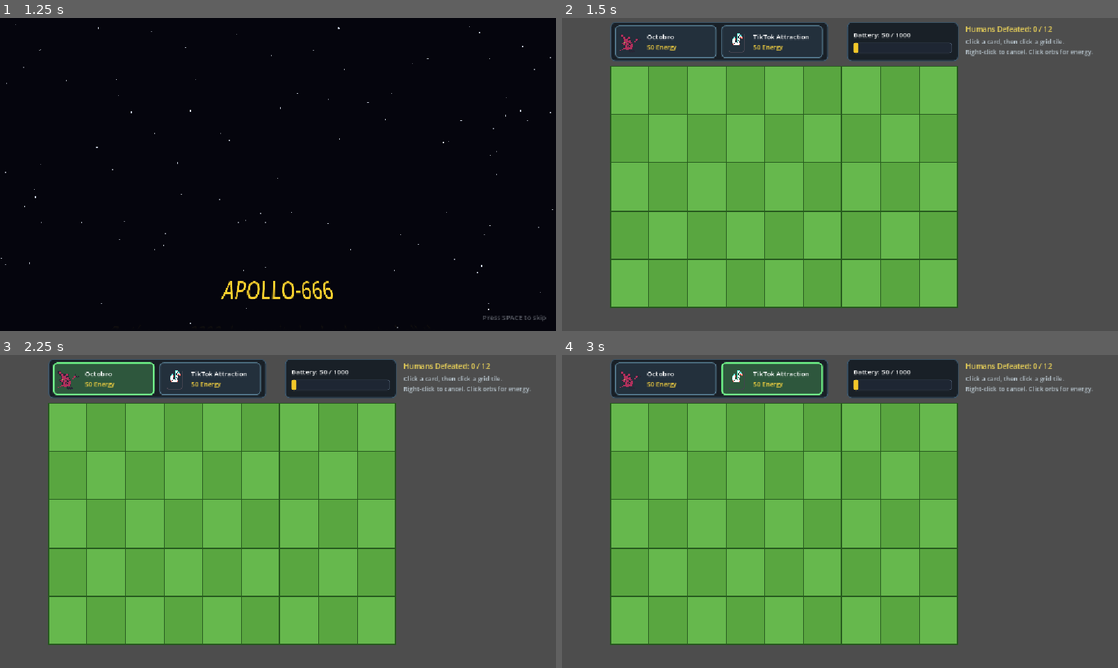
Above: before the commit, frames 1-4 (two rows, left to right).
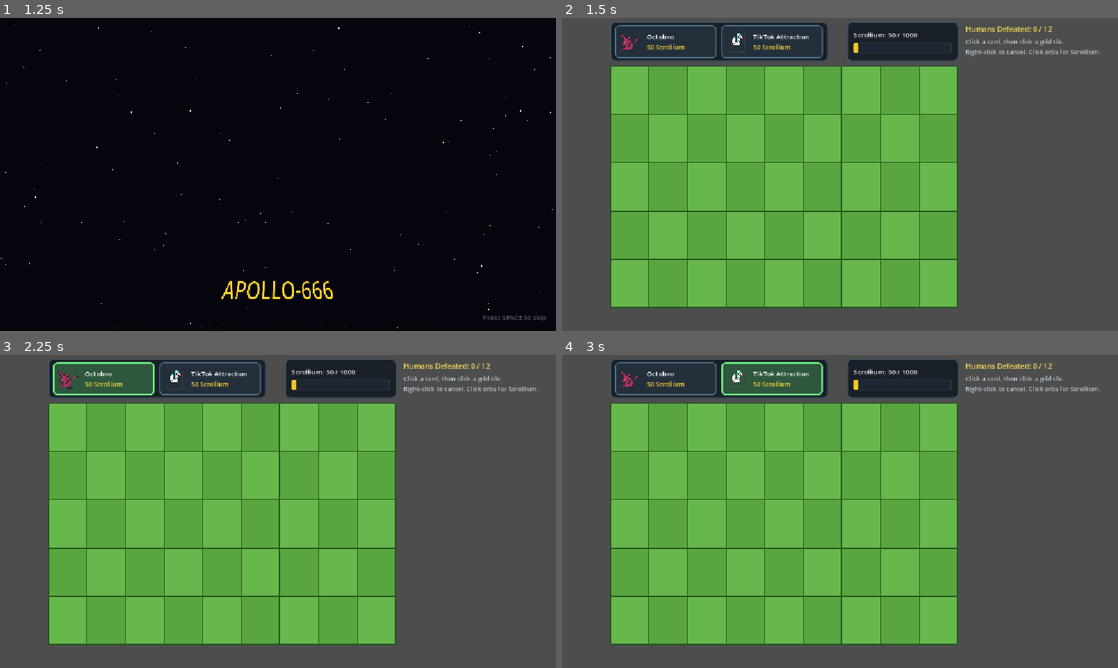
Above: after the commit, the same moments.

Repository: BogdanMartynenko/Apollo-666
Game: Godot game, scene res://Scenes/MainMenu.tscn
The game is run twice, just before and just after one commit, with the same random seed, the same clock (stepped at 60 frames per second) and the same inputs. Sound files missing from this copy of the repository are replaced by a short silence.
Inputs (mouse positions are in pixels of both pictures, inside the frame that each line leads up to):
- Up to frame 1 (1.25 s): click (255, 265) at 0.5 s
- Up to frame 2 (1.5 s): tap Space at 1.25 s; move the mouse to (962, 158) at 1.27 s; click (962, 158) at 1.42 s
- Up to frame 3 (2.25 s): tap Space at 1.52 s; click (105, 380) at 2 s
- Up to frame 4 (3 s): click (773, 380) at 2.75 s

Frame 1 is identical in both runs. In frame 2, 0.3% of the frame differs, in the area x 16-97%, y 4-13%; in frame 3, 0.3%; in frame 4, 0.3%.

Commit message:
Integrate Scrollium resource across UI, lore crawl, and win condition

Diff:
--- a/Scenes/BatteryUI.gd
+++ b/Scenes/BatteryUI.gd
@@ -27,7 +27,7 @@
 
 func _on_energy_changed(new_amount: int) -> void:
 	# Update the numerical counter
-	energy_label.text = "Battery: %d / %d" % [
+	energy_label.text = "Scrollium: %d / %d" % [
 		new_amount,
 		energy_manager.max_energy
 	]
--- a/Scenes/IntroCrawl.tscn
+++ b/Scenes/IntroCrawl.tscn
@@ -77,7 +77,7 @@
 
 But as the situation on Earth became dire, what was initially a benevolent interaction turned into something more sinis …(231 unchanged characters)…
 
-The octopi found one pivotal weakness in humans. They could  …(153 unchanged characters)… ari’s strongest weapon against humanity.
+The octopi found one pivotal weakness in humans. They could  …(153 unchanged characters)… ari’s strongest weapon against humanity. To power their defenses and destroy the invaders, the Cephari needed to gather enough Scrollium.
 
 The battle for Aetheron-12 began…"
 horizontal_alignment = 1
--- a/Scenes/Main.gd
+++ b/Scenes/Main.gd
@@ -69,8 +69,10 @@
 		selector.select_plant(data)
 
 
-func _on_energy_changed(_new_amount: int) -> void:
+func _on_energy_changed(new_amount: int) -> void:
 	_refresh_shop_ui()
+	if energy_manager != null and new_amount >= energy_manager.max_energy:
+		_on_all_enemies_defeated()
 
 
 func _on_selection_changed(_plant_data: PlantData) -> void:
--- a/Scenes/Main.tscn
+++ b/Scenes/Main.tscn
@@ -140,7 +140,7 @@
 [node name="EnergyLabel" type="Label" parent="CanvasLayer/Control/BatteryPanel/MarginContainer/BatteryUI" unique_id=1618361042]
 layout_mode = 2
 theme_override_font_sizes/font_size = 14
-text = "Battery: 50 / 1000"
+text = "Scrollium: 50 / 1000"
 
 [node name="EnergyBar" type="ProgressBar" parent="CanvasLayer/Control/BatteryPanel/MarginContainer/BatteryUI" unique_id=1284988184]
 custom_minimum_size = Vector2(204, 22)
@@ -172,7 +172,7 @@
 theme_override_colors/font_color = Color(0.8, 0.86, 0.9, 0.85)
 theme_override_font_sizes/font_size = 13
 text = "Click a card, then click a grid tile.
-Right-click to cancel. Click orbs for energy."
+Right-click to cancel. Click orbs for Scrollium."
 
 [node name="GameOverPanel" type="PanelContainer" parent="CanvasLayer"]
 process_mode = 3
@@ -264,7 +264,7 @@
 
 [node name="WinBodyLabel" type="Label" parent="CanvasLayer/WinPanel/MarginContainer/VBoxContainer"]
 layout_mode = 2
-text = "All invading humans were stopped!"
+text = "The Cephari gathered enough Scrollium and stopped the human invasion!"
 horizontal_alignment = 1
 
 [node name="ButtonRow" type="HBoxContainer" parent="CanvasLayer/WinPanel/MarginContainer/VBoxContainer"]
--- a/Scenes/ShopCard.gd
+++ b/Scenes/ShopCard.gd
@@ -17,7 +17,7 @@
 	if name_label != null:
 		name_label.text = plant_data.plant_name
 	if cost_label != null:
-		cost_label.text = "%d Energy" % plant_data.plant_cost
+		cost_label.text = "%d Scrollium" % plant_data.plant_cost
 
 
 func update_state(current_energy: int, selected_plant: PlantData) -> void:
--- a/Scenes/ShopCard.tscn
+++ b/Scenes/ShopCard.tscn
@@ -107,4 +107,4 @@
 mouse_filter = 2
 theme_override_colors/font_color = Color(1, 0.85, 0.25, 1)
 theme_override_font_sizes/font_size = 13
-text = "50 Energy"
+text = "50 Scrollium"
--- a/Scenes/energy_manager.gd
+++ b/Scenes/energy_manager.gd
@@ -26,7 +26,7 @@
 	# Don't allow the battery to exceed its capacity
 	current_energy = min(current_energy, max_energy)
 
-	print("Battery energy: ", current_energy, " / ", max_energy)
+	print("Scrollium: ", current_energy, " / ", max_energy)
 
 	# Notify other systems that the energy changed
 	energy_changed.emit(current_energy)
@@ -37,7 +37,7 @@
 
 	# Check whether the player has enough energy
 	if amount > current_energy:
-		print("Not enough energy!")
+		print("Not enough Scrollium!")
 		return false
 
 	if amount <= 0:
@@ -45,7 +45,7 @@
 
 	current_energy -= amount
 
-	print("Battery energy: ", current_energy, " / ", max_energy)
+	print("Scrollium: ", current_energy, " / ", max_energy)
 
 	energy_changed.emit(current_energy)
 
Not shown, changed: Human-Cephari Contact Story.pages
